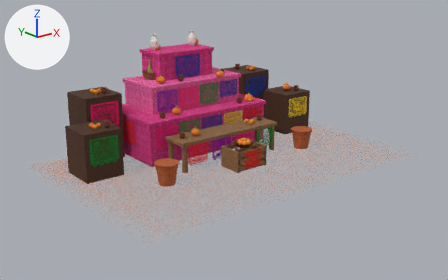
Two versions of the OBJ model assets/models/ofrenda/ofrenda.obj, one commit apart.
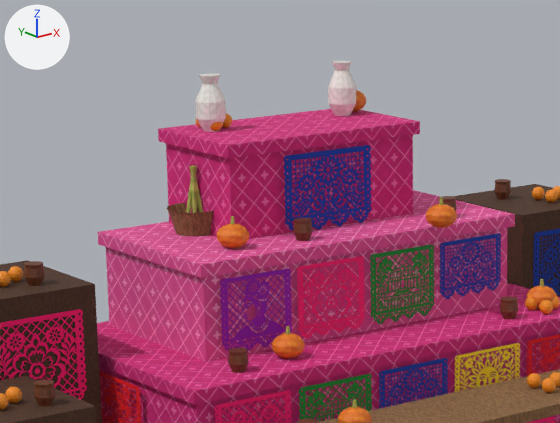
Each version is shown whole from a camera (50 mm lens) standing at (-5.9, -8.34, 3.24) and looking at (-0.18, -1.18, 0.38), then close up on the part from 21% to 57% of the width and 5% to 47% of the height. The lights are fixed; the arrows at upper left show +X, +Y and +Z. The last two pictures show the newer version. Where no turn or scale is listed for an object, it has been applied to the vertices.

In view in the first close-up: 'Banca', 'Caja_Alta', 'Caja_Alta.001', 'Calabaza', 'Calabaza.006', 'Cana', 'Cana.001', 'Cana.002', 'Cana.003', 'Cana.004', 'Cana.005', 'Canasta', 'Naranja.007', 'Naranja.008', 'Naranja.009', 'Nivel_1', 'Nivel_2', 'Nivel_3', 'Orilla_1', 'Orilla_2', 'Orilla_3', 'Plane.007', 'Plane.009', 'Plane.012' and 39 more.
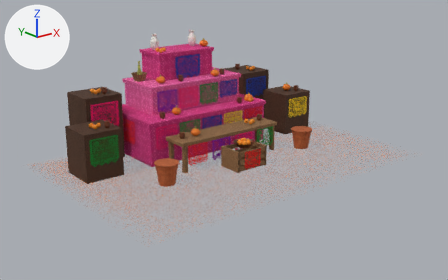
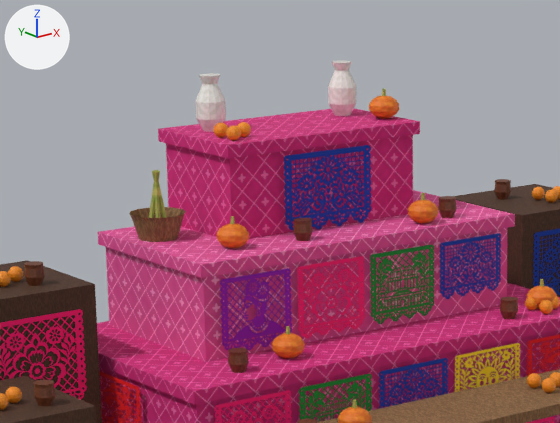
Commit message: Acomodo los objetos de la ofrenda

What differs and where, as boxes [x1, y1, x2, y2] in the close-ups (560 x 423 px):
'Canasta', moved: before [167, 203, 214, 236]; after [129, 207, 186, 242]
'Calabaza.006', moved: before [426, 204, 457, 228]; after [408, 200, 438, 223]
'Calabaza', moved: before [352, 90, 366, 112]; after [369, 96, 399, 119]
'Cana.004', moved: before [191, 176, 197, 213]; after [154, 181, 160, 218]
'Naranja.009', moved: before [211, 121, 222, 131]; after [226, 125, 241, 141]
'Naranja.007', moved: before [222, 113, 232, 128]; after [237, 122, 251, 137]
'Cana.005', moved: before [193, 165, 203, 212]; after [158, 181, 166, 218]
'Cana.003', moved: before [186, 181, 192, 213]; after [149, 170, 157, 218]
'Naranja.008', moved (mostly hidden before): before [196, 119, 201, 128]; after [213, 123, 228, 138]
'Cana.001', moved: before [191, 166, 196, 213]; after [154, 170, 158, 218]
'Cana.002', moved: before [186, 165, 197, 210]; after [149, 170, 160, 215]
'Cana', moved: before [189, 165, 193, 176]; after [152, 170, 167, 217]

Edits to the bpy script that builds the scene:
```text
Change me_calabaza:
    remove me_calabaza.from_pydata(...)  # 86 vertices, 168 faces; spans x 0.3987..0.5413, y 0.3769..0.5231, z 1.6..1.7125
    add me_calabaza.from_pydata(...)  # 86 vertices, 168 faces; spans x 0.3987..0.5413, y 0.1069..0.2531, z 1.6..1.7125
    me_calabaza part 1: the whole mesh is moved by (0.0, -0.27, 0.0)
Change me_calabaza_006:
    remove me_calabaza_006.from_pydata(...)  # 86 vertices, 168 faces; spans x 0.3487..0.4913, y -0.4031..-0.2569, z 1.15..1.2625
    add me_calabaza_006.from_pydata(...)  # 86 vertices, 168 faces; spans x 0.3487..0.4913, y -0.2631..-0.1169, z 1.15..1.2625
    me_calabaza_006 part 2: the whole mesh is moved by (0.0, 0.14, 0.0)
Change me_cana:
    remove me_cana.from_pydata(...)  # 12 vertices, 20 faces; spans x -0.571..-0.488, y 0.29..0.31, z 1.168..1.466
    add me_cana.from_pydata(...)  # 12 vertices, 20 faces; spans x -0.771..-0.688, y 0.29..0.31, z 1.168..1.466
    me_cana part 3: the whole mesh is moved by (-0.2, 0.0, 0.0)
Change me_cana_001:
    remove me_cana_001.from_pydata(...)  # 12 vertices, 20 faces; spans x -0.566..-0.513, y 0.281..0.354, z 1.168..1.466
    add me_cana_001.from_pydata(...)  # 12 vertices, 20 faces; spans x -0.766..-0.713, y 0.281..0.354, z 1.168..1.466
    me_cana_001 part 4: the whole mesh is moved by (-0.2, 0.0, 0.0)
Change me_cana_002:
    remove me_cana_002.from_pydata(...)  # 12 vertices, 20 faces; spans x -0.587..-0.534, y 0.281..0.354, z 1.168..1.466
    add me_cana_002.from_pydata(...)  # 12 vertices, 20 faces; spans x -0.787..-0.734, y 0.281..0.354, z 1.168..1.466
    me_cana_002 part 5: the whole mesh is moved by (-0.2, 0.0, 0.0)
Change me_cana_003:
    remove me_cana_003.from_pydata(...)  # 12 vertices, 20 faces; spans x -0.612..-0.529, y 0.29..0.31, z 1.168..1.466
    add me_cana_003.from_pydata(...)  # 12 vertices, 20 faces; spans x -0.812..-0.729, y 0.29..0.31, z 1.168..1.466
    me_cana_003 part 6: the whole mesh is moved by (-0.2, 0.0, 0.0)
Change me_cana_004:
    remove me_cana_004.from_pydata(...)  # 12 vertices, 20 faces; spans x -0.587..-0.534, y 0.246..0.319, z 1.168..1.466
    add me_cana_004.from_pydata(...)  # 12 vertices, 20 faces; spans x -0.787..-0.734, y 0.246..0.319, z 1.168..1.466
    me_cana_004 part 7: the whole mesh is moved by (-0.2, 0.0, 0.0)
Change me_cana_005:
    remove me_cana_005.from_pydata(...)  # 12 vertices, 20 faces; spans x -0.566..-0.513, y 0.246..0.319, z 1.168..1.466
    add me_cana_005.from_pydata(...)  # 12 vertices, 20 faces; spans x -0.766..-0.713, y 0.246..0.319, z 1.168..1.466
    me_cana_005 part 8: the whole mesh is moved by (-0.2, 0.0, 0.0)
Change me_canasta:
    remove me_canasta.from_pydata(...)  # 42 vertices, 68 faces; spans x -0.68..-0.42, y 0.173..0.427, z 1.15..1.27
    add me_canasta.from_pydata(...)  # 42 vertices, 68 faces; spans x -0.88..-0.62, y 0.173..0.427, z 1.15..1.27
    me_canasta part 9: the whole mesh is moved by (-0.2, 0.0, 0.0)
Change me_naranja_007:
    remove me_naranja_007.from_pydata(...)  # 74 vertices, 144 faces; spans x -0.3241..-0.2559, y 0.3859..0.4541, z 1.6..1.67
    add me_naranja_007.from_pydata(...)  # 74 vertices, 144 faces; spans x -0.4041..-0.3359, y 0.1059..0.1741, z 1.6..1.67
    me_naranja_007 part 10: the whole mesh is moved by (-0.08, -0.28, 0.0)
Change me_naranja_008:
    remove me_naranja_008.from_pydata(...)  # 74 vertices, 144 faces; spans x -0.4144..-0.3462, y 0.4377..0.5059, z 1.6..1.67
    add me_naranja_008.from_pydata(...)  # 74 vertices, 144 faces; spans x -0.4944..-0.4262, y 0.1577..0.2259, z 1.6..1.67
    me_naranja_008 part 11: the whole mesh is moved by (-0.08, -0.28, 0.0)
Change me_naranja_009:
    remove me_naranja_009.from_pydata(...)  # 74 vertices, 144 faces; spans x -0.4135..-0.3453, y 0.3336..0.4018, z 1.6..1.67
    add me_naranja_009.from_pydata(...)  # 74 vertices, 144 faces; spans x -0.4935..-0.4253, y 0.0536..0.1218, z 1.6..1.67
    me_naranja_009 part 12: the whole mesh is moved by (-0.08, -0.28, 0.0)
```
